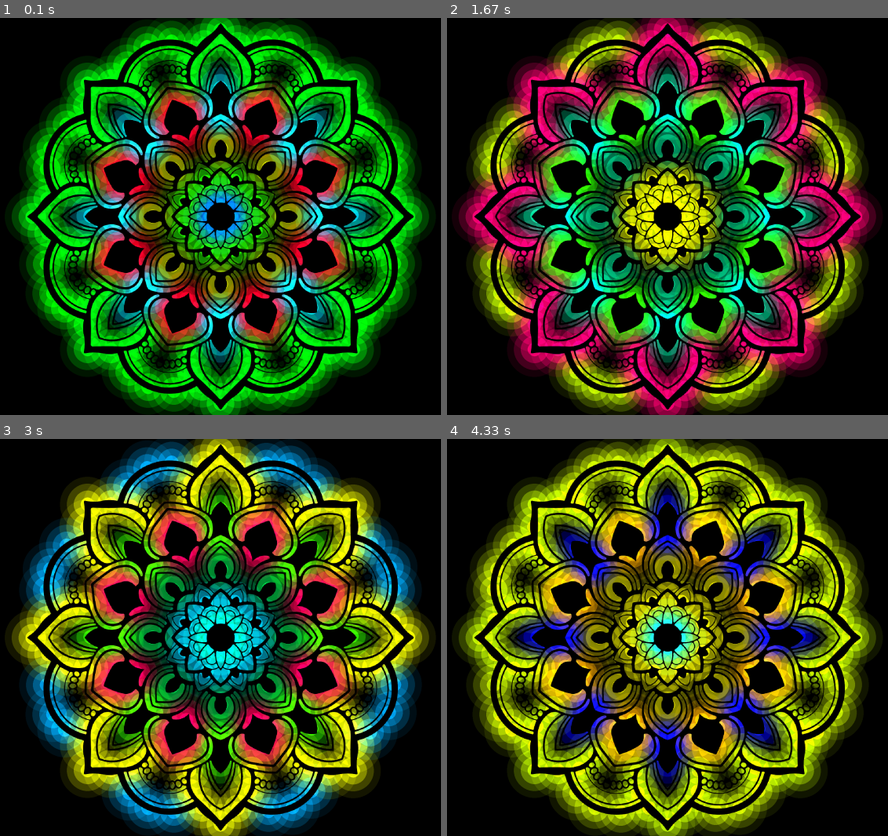
Above: before the commit, frames 1-4 (two rows, left to right).
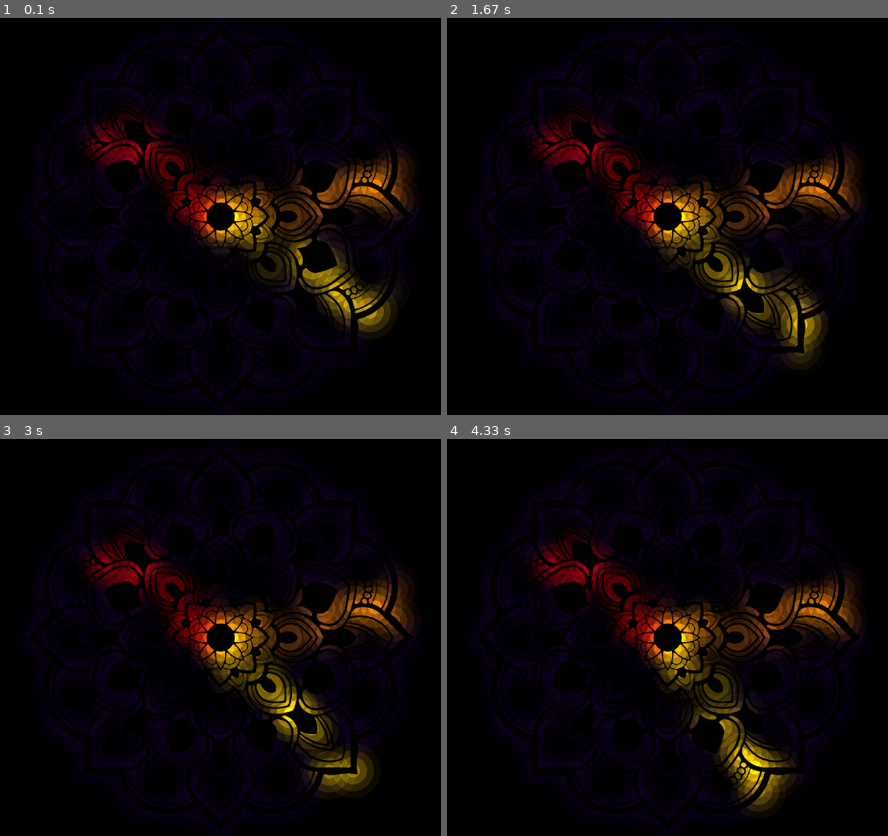
Above: after the commit, the same moments.

Repository: Tonnanto/hot-mandala
Game: pygame game, started from run.py
Two runs of this game, one before a commit and one after it. Both use one fixed random seed, a clock stepped at 60 frames per second and the inputs below.
Inputs (mouse positions are in pixels of both pictures, inside the frame that each line leads up to):
- Up to frame 1 (0.1 s): no input
- Up to frame 2 (1.67 s): no input
- Up to frame 3 (3 s): click (189, 740) at 2.88 s
- Up to frame 4 (4.33 s): click (645, 570) at 3.22 s; click (566, 554) at 3.55 s; click (852, 601) at 3.88 s; click (887, 629) at 4.22 s

The runs differ from the first frame. In frame 1, 51% of the frame differs, in the area x 2-98%, y 0-100%; in frame 2, 51%; in frame 3, 51%; in frame 4, 51%.

Commit message:
clock mode

Diff:
--- /dev/null
+++ b/modes/clock_mode.py
@@ -0,0 +1,59 @@
+
+import datetime
+import math
+import numpy as np
+from modes.mode import Mode
+from util import dist, interpolate_rgb, rgb_from_hue
+
+
+class ClockMode(Mode):
+
+    def __init__(self):
+        super().__init__()
+        self.bg_color = (12, 5, 25)
+        self.hour_color = (255, 0, 0)
+        self.minute_color = (255, 140, 0)
+        self.second_color = (255, 208, 0)
+        self.hand_thickness = 0.12
+
+    def tick(self, mandala):
+
+        colors = list(map(lambda x: self.bg_color, mandala.leds))
+
+        current_time = datetime.datetime.now()
+        second = current_time.second + (current_time.microsecond / 1000000)
+        minute = current_time.minute + (second / 60)
+        hour = current_time.hour + (minute / 60)
+
+        hour_angle = 30 * hour % 360
+        minute_angle = 6 * minute % 360
+        second_angle = 6 * second % 360
+
+        for index, led in enumerate(mandala.leds):
+            hour_dist = self.clock_hand_distance(hour_angle, led[0], led[1])
+            minute_dist = self.clock_hand_distance(minute_angle, led[0], led[1])
+            second_dist = self.clock_hand_distance(second_angle, led[0], led[1])
+
+            if (hour_dist < self.hand_thickness):
+                if (dist(led[0], led[1], 0, 0) < 0.8):
+                    colors[index] = interpolate_rgb(self.bg_color, self.hour_color, 1 - hour_dist * (1 / self.hand_thickness))
+            if (minute_dist < self.hand_thickness):
+                colors[index] = interpolate_rgb(colors[index], self.minute_color, 1 - minute_dist * (1 / self.hand_thickness))
+            if (second_dist < self.hand_thickness):
+                colors[index] = interpolate_rgb(colors[index], self.second_color, 1 - second_dist * (1 / self.hand_thickness))
+
+        return colors
+
+    def clock_hand_distance(self, hand_angle, x, y):
+        clock_hand_x = math.cos(math.radians(hand_angle))
+        clock_hand_y = math.sin(math.radians(hand_angle))
+
+        # prevent leds on opposite side of clock hand to light up
+        point_angle = (math.degrees(math.atan2(y, x)) + 90) % 360
+        angle_difference = abs(hand_angle - point_angle)
+        if angle_difference > 90:
+            return float('inf')
+
+        distance = abs((clock_hand_x * x + clock_hand_y * y) /
+                    math.sqrt(clock_hand_x**2 + clock_hand_y**2))
+        return distance
--- a/modes/rainbow_mode.py
+++ b/modes/rainbow_mode.py
@@ -3,7 +3,6 @@
 import numpy as np
 from modes.mode import Mode
 from util import dist, interpolate_hue, rgb_from_hue
-
 
 
 class RainbowMode(Mode):
@@ -16,6 +15,7 @@
         self.range = self.base_range
         self.alt_range = True # periodically increase and decrease the rainbow range
         self.alt_direction = True # periodically change the direction
+        self.alt_center = True # periodically move the center point of the visualization
         self.inverse = False
         super().__init__()
 
@@ -48,8 +48,9 @@
 
     def circular(self, leds):
         colors = []
+        y_scale = 1 + (abs(time.time() % 24 - 12) / 12) # makes animation alter circle and oval
         for led in leds:
-            d = dist(led[0], led[1], 0, 0)
+            d = dist(led[0], led[1] * y_scale, 0, 0)
             hue = (self.hue - (d * self.range)) % 1
             colors.append(rgb_from_hue(hue))
         return colors
--- a/run.py
+++ b/run.py
@@ -1,4 +1,5 @@
 
+from modes.clock_mode import ClockMode
 from modes.color_mode import ColorMode
 from modes.leaves_mode import LeavesMode
 from modes.rainbow_mode import RainbowMode
@@ -19,8 +20,9 @@
 controller = Controller(display, mandala)
 
 # mode = ColorMode((0, 0, 255))
-mode = LeavesMode(mandala)
-# mode = RainbowMode(3)
+# mode = LeavesMode(mandala)
+# mode = RainbowMode(2)
+mode = ClockMode()
 
 controller.start()
 controller.set_mode(mode)
--- a/util.py
+++ b/util.py
@@ -15,3 +15,15 @@
     shortest_angle = (h2 - h1) % 1
     step = (2 * shortest_angle % 1) - shortest_angle
     return ((step * t) + h1) % 1
+
+def interpolate_rgb(c1, c2, t):
+    return (min(255, c1[0] + (t * (c2[0] - c1[0]))), min(255, c1[1] + (t * (c2[1] - c1[1]))), min(255, c1[2] + (t * (c2[2] - c1[2]))))
+
+# def distance_to_line(m, b, x0, y0):
+#     numerator = abs(m * x0 - y0 + b)
+#     denominator = math.sqrt(m ** 2 + 1)
+#     return numerator / denominator
+
+# def angle_to_slope(angle_degrees):
+#     angle_radians = math.radians(angle_degrees)
+#     return math.tan(angle_radians)
